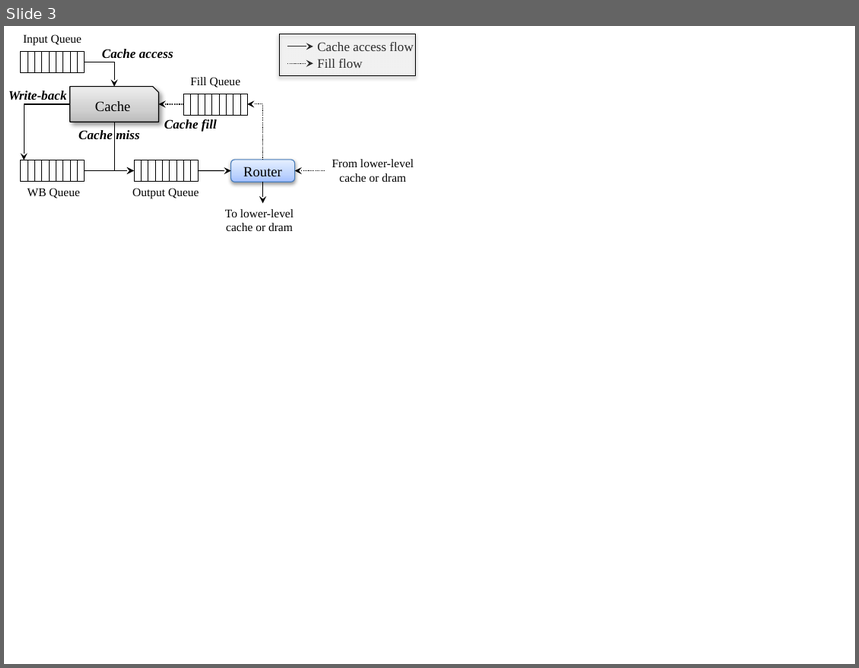
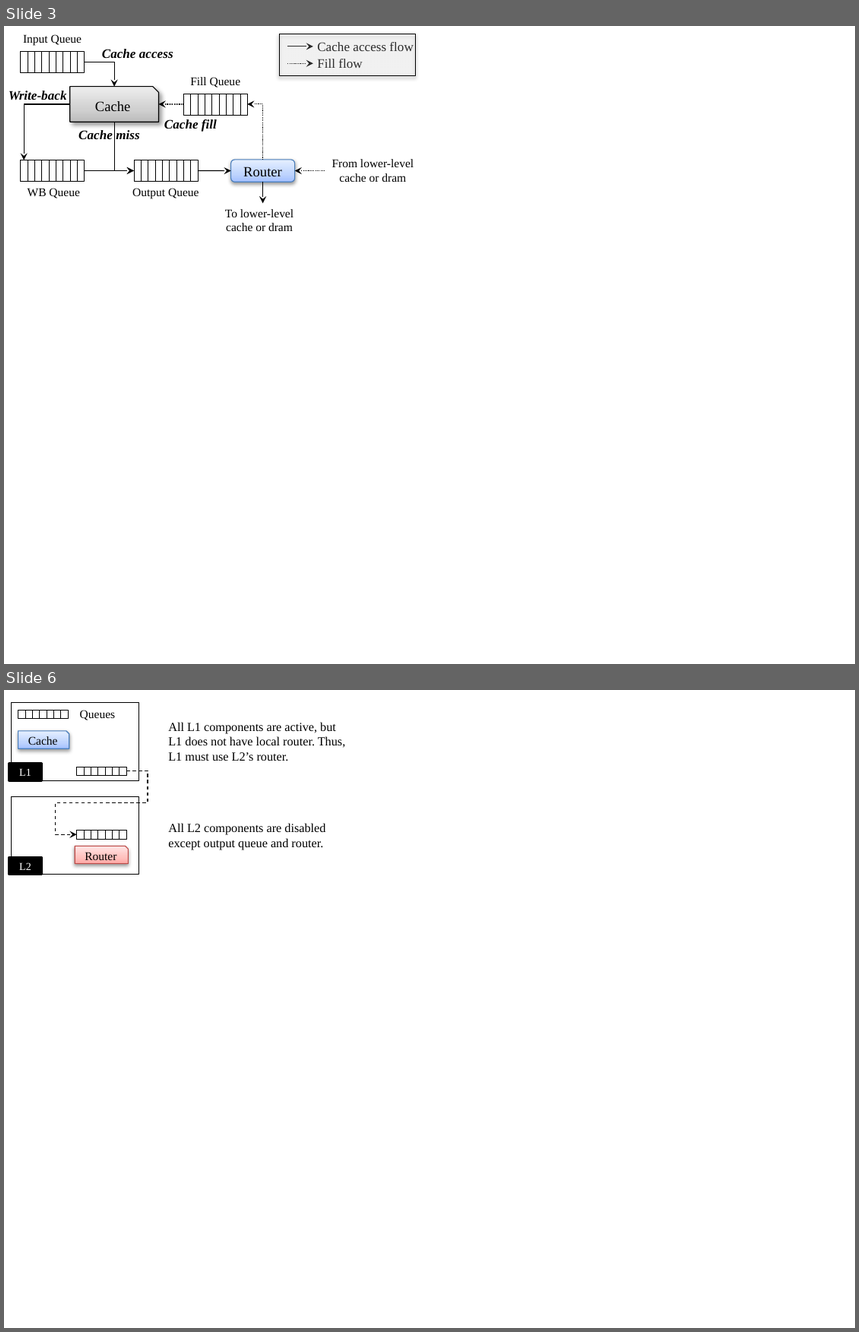
Before and after one commit to gthparch/macsim, a slide deck: doc/latex/figs/fig.pptx. Shown one above the other, each under a label of ours: slide 3 before the commit, slides 3 and 6 after it; the slides between them are not shown. The pictures are 859x668 and 859x1332 pixels, drawn with LibreOffice and Linux fonts; fonts in the diff are those of the drawing. Boxes give left, top, right and bottom in pixels: in the first picture for what was removed or moved away, otherwise in the second. Text is boxed around its words. In the diff, an @@ line names an element or a change of style, - is before the commit and + after.

```diff
--- a/doc/latex/figs/fig.pptx
+++ b/doc/latex/figs/fig.pptx
@@ slide 6 added at box(4, 690, 855, 1328), background #FFFFFF @@
@@ rectangle added at box(11, 703, 139, 781), fill #FFFFFF, outline #000000 0.25 pt @@
@@ rectangle added at box(18, 710, 25, 718), fill #FFFFFF, outline #000000 0.25 pt @@
@@ rectangle added at box(25, 710, 32, 718), fill #FFFFFF, outline #000000 0.25 pt @@
@@ rectangle added at box(33, 710, 40, 718), fill #FFFFFF, outline #000000 0.25 pt @@
@@ rectangle added at box(40, 710, 47, 718), fill #FFFFFF, outline #000000 0.25 pt @@
@@ rectangle added at box(47, 710, 53, 718), fill #FFFFFF, outline #000000 0.25 pt @@
@@ rectangle added at box(53, 710, 60, 718), fill #FFFFFF, outline #000000 0.25 pt @@
@@ rectangle added at box(61, 710, 68, 718), fill #FFFFFF, outline #000000 0.25 pt @@
@@ text added at box(80, 710, 116, 720), 10 pt, text #000000 @@
+Queues
@@ snip rect added at box(18, 731, 69, 749), fill gradient #A4C4FF to #BFD4FF to #E6EEFF, outline #4B7EBC 0.75 pt, 10 pt, text #000000 @@
+Cache
@@ text added at box(168, 722, 346, 761), 10.5 pt, text #000000 @@
+All L1 components are active, but L1 does not have local router. Thus, L1 must use L2’s router.
@@ rectangle added at box(9, 763, 41, 780), fill #000000, outline #000000 2 pt, 9 pt, text #FFFFFF @@
+L1
@@ elbow arrow added from (126, 771) to (76, 834), #000000 0.75 pt dashed @@
@@ group added at box(77, 767, 126, 775): 7 rectangles @@
@@ rectangle added at box(11, 796, 139, 875), fill #FFFFFF, outline #000000 0.25 pt @@
@@ text added at box(168, 823, 325, 850), 10.5 pt, text #000000 @@
+All L2 components are disabled except output queue and router.
@@ snip rect added at box(75, 846, 127, 863), fill gradient #FFA6A5 to #FFC0BF to #FFE7E7, outline #BF4C48 0.75 pt, 10 pt, text #000000 @@
+Router
@@ group added at box(77, 831, 126, 839): 7 rectangles @@
@@ rectangle added at box(9, 858, 41, 875), fill #000000, outline #000000 2 pt, 9 pt, text #FFFFFF @@
+L2
```
Also in this commit, not shown: 3 other slides added, 3 other files.
